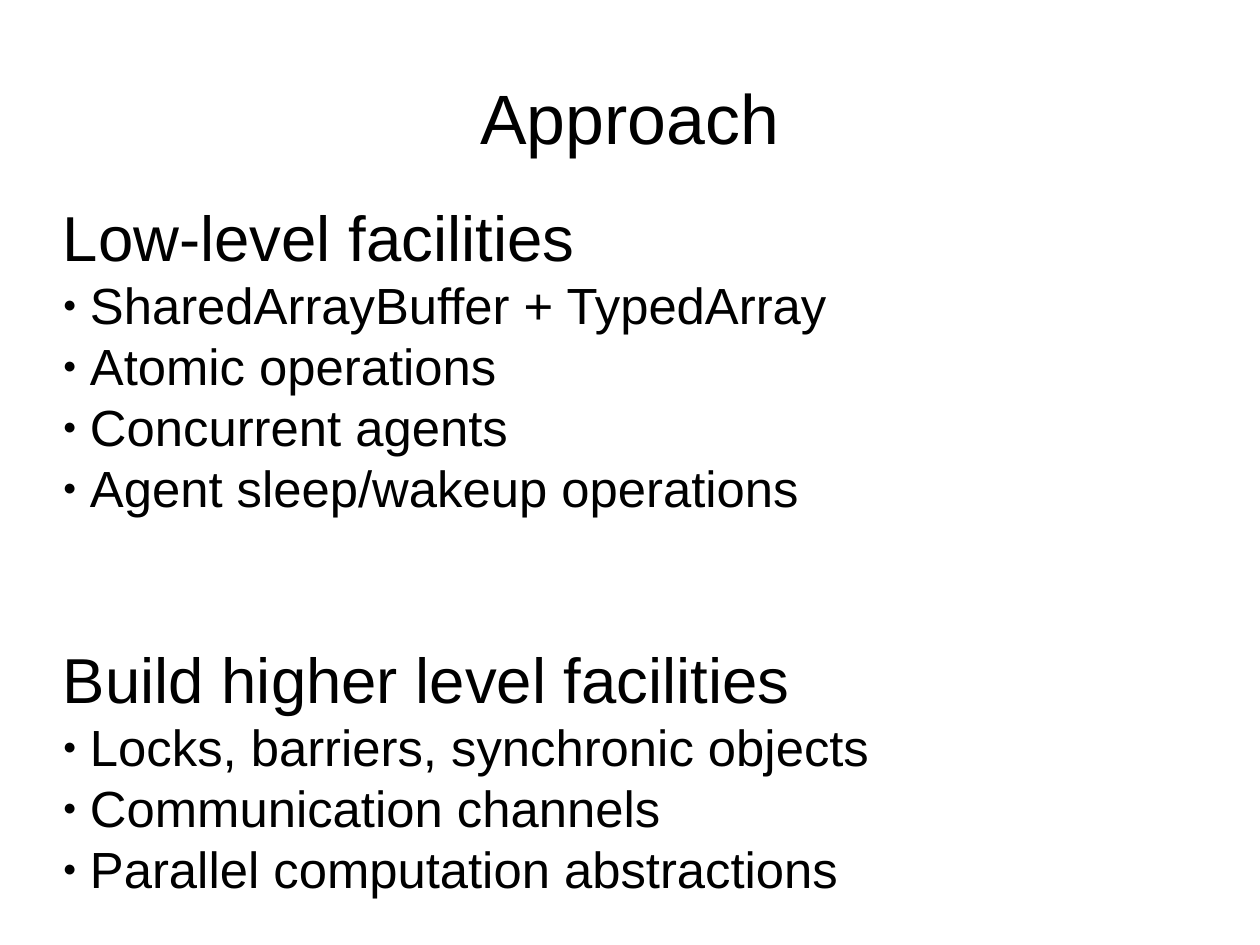
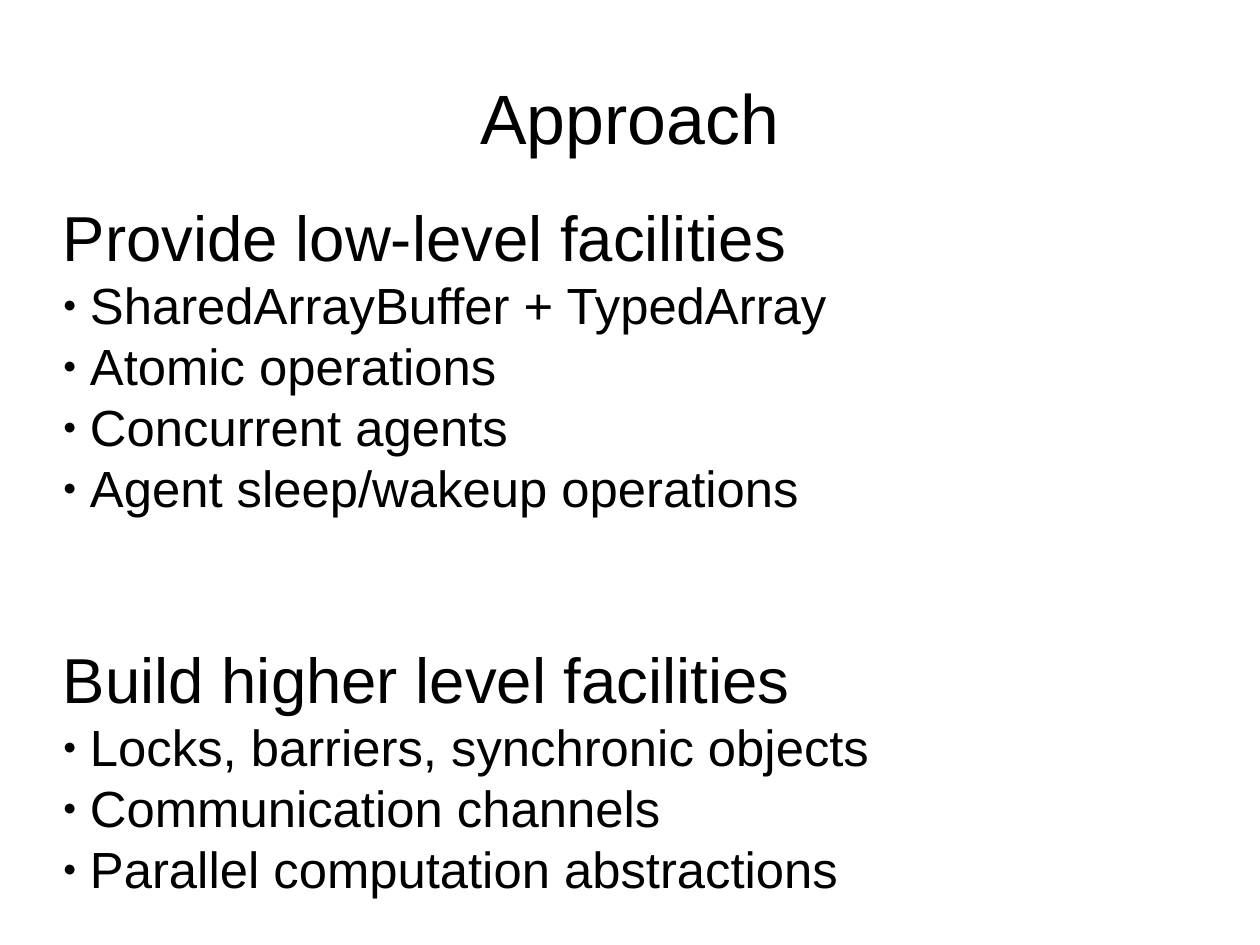
Before and after one commit to tc39/proposal-ecmascript-sharedmem, a slide deck: slide 4 of tc39/presentation-sept-2015.odp. Drawn at 1260x945 pixels with LibreOffice and Linux fonts; fonts in the diff are those of the drawing. Boxes give left, top, right and bottom in pixels: in the first picture for what was removed or moved away, otherwise in the second. Text is boxed around its words. In the diff, an @@ line names an element or a change of style, - is before the commit and + after.

```diff
--- a/tc39/presentation-sept-2015.odp
+++ b/tc39/presentation-sept-2015.odp
@@ subtitle at (63, 215, 786, 262): text changed @@
-Low-level facilities
+Provide low-level facilities
```
Also in this commit, not shown: 6 other slides changed, 6 slides added, 1 slide removed.
